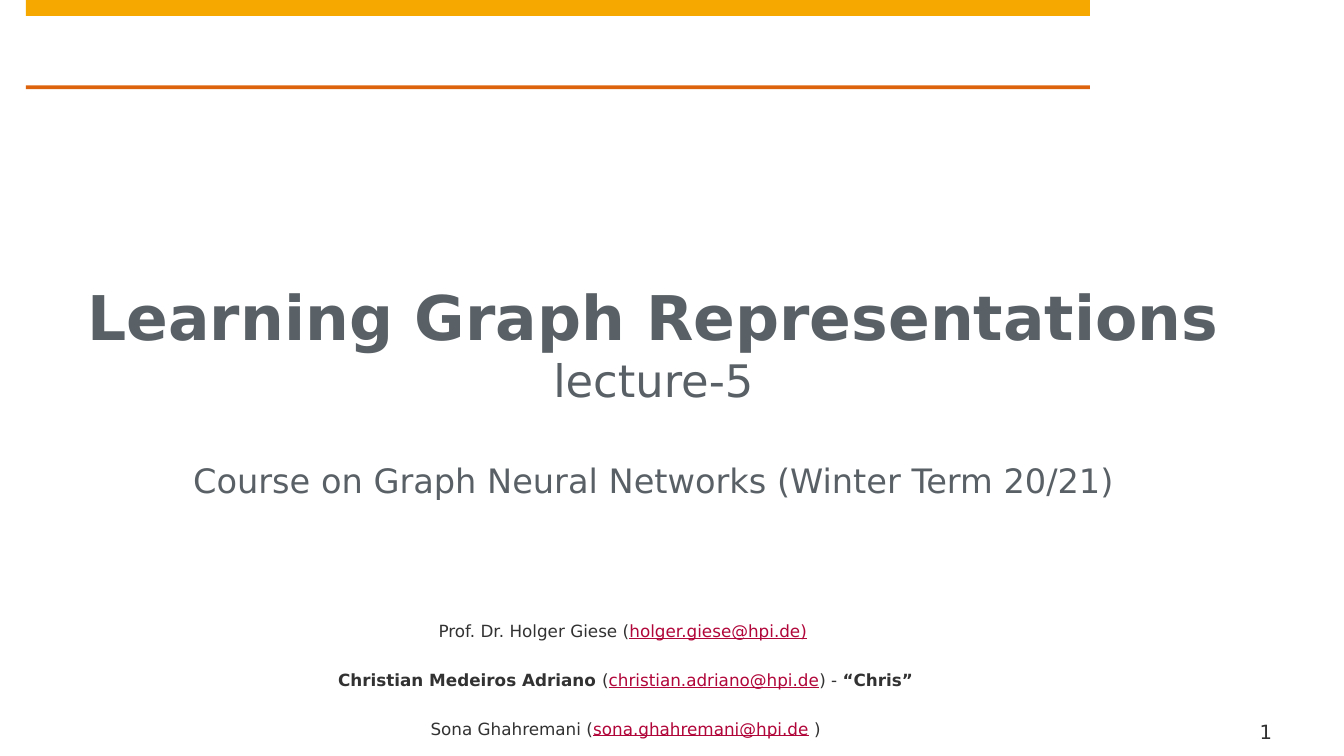
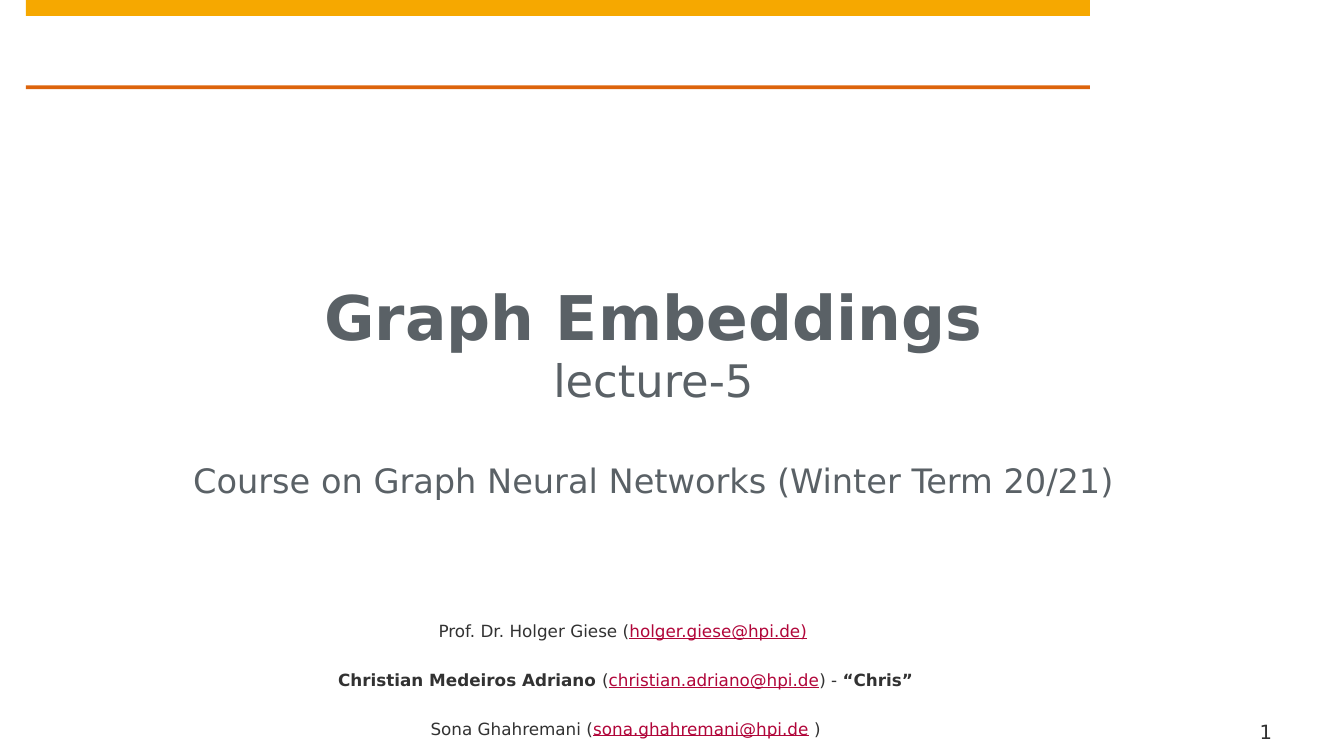
Before and after one commit to hpi-sam/GNN-Course-2020, a slide deck: slide 1 of 5. Learning Graph Representations.pptx. Drawn at 1344x756 pixels with LibreOffice and Linux fonts; fonts in the diff are those of the drawing; background and template pictures are left out. Boxes give left, top, right and bottom in pixels: in the first picture for what was removed or moved away, otherwise in the second. Text is boxed around its words. In the diff, an @@ line names an element or a change of style, - is before the commit and + after.

Commit message:
Update 5. Learning Graph Representations.pptx
Added a slide on softmax

```diff
--- a/5. Learning Graph Representations.pptx
+++ b/5. Learning Graph Representations.pptx
@@ title at [193, 293, 1114, 500]: text changed @@
-Learning Graph Representations
-lecture-5
-Course on Graph Neural Networks (Winter Term 20/21)
+Graph Embeddings
+lecture-5
+Course on Graph Neural Networks (Winter Term 20/21)
```
Also in this commit, not shown: 1 slide added, 1 slide removed.
